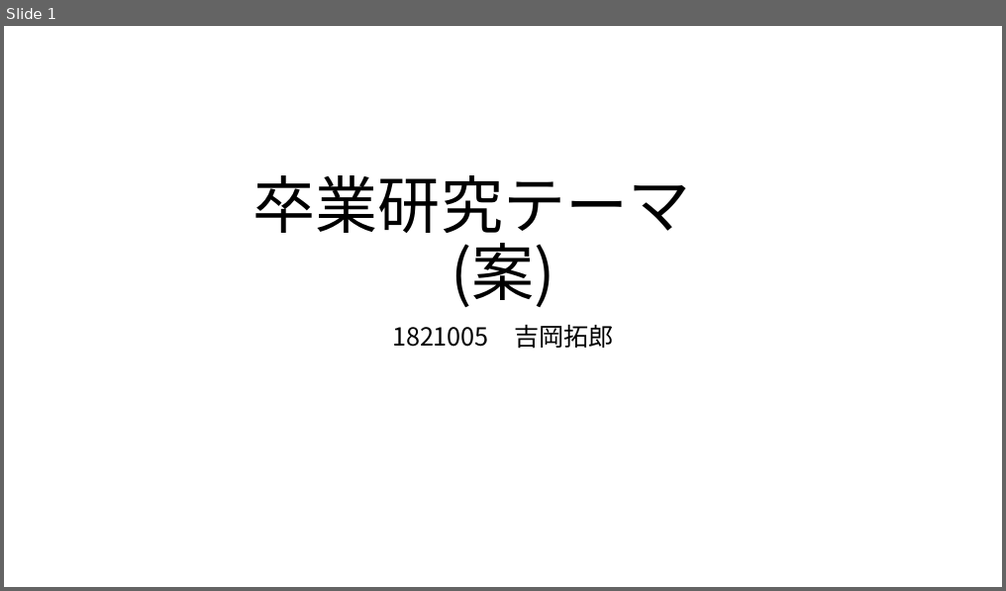
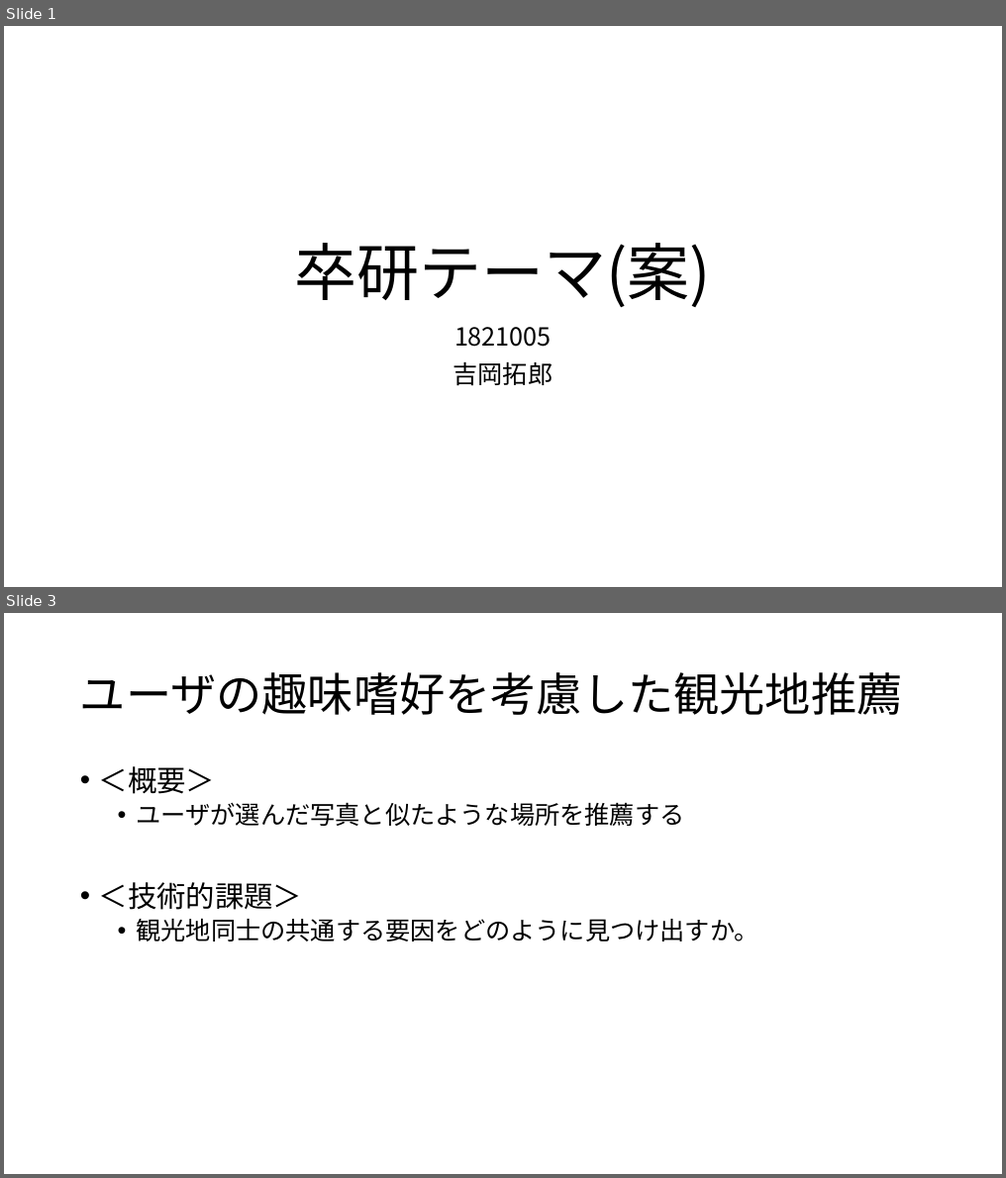
Before and after one commit to kait-takanolab/1821005-yoshioka-thesis, a slide deck: 1821005_yoshioka_sotuken.pptx. Shown one above the other, each under a label of ours: slide 1 before the commit, slides 1 and 3 after it; the slides between them are not shown. The pictures are 1006x591 and 1006x1178 pixels, drawn with LibreOffice and Linux fonts; fonts in the diff are those of the drawing. Boxes give left, top, right and bottom in pixels: in the first picture for what was removed or moved away, otherwise in the second. Text is boxed around its words. In the diff, an @@ line names an element or a change of style, - is before the commit and + after.

```diff
--- a/1821005_yoshioka_sotuken.pptx
+++ b/1821005_yoshioka_sotuken.pptx
@@ slide 3 added at [4, 613, 1002, 1174], background #FFFFFF @@
@@ title added at [80, 672, 903, 715], 44 pt, text #000000 @@
+ユーザの趣味嗜好を考慮した観光地推薦
@@ text added at [99, 766, 760, 942], 24 pt, text #000000 @@
+• ＜概要＞
+  • ユーザが選んだ写真と似たような場所を推薦する
+• ＜技術的課題＞
+  • 観光地同士の共通する要因をどのように見つけ出すか。
@@ slide 1 changed as well @@
@@ title at [295, 243, 712, 307]: text changed @@
-卒業研究テーマ
-(案)
+卒研テーマ(案)
@@ subtitle at [453, 327, 553, 386]: text changed @@
-1821005 吉岡拓郎
+1821005
+吉岡拓郎
```
Also in this commit, not shown: 1 other slide changed, 1 slide removed.
